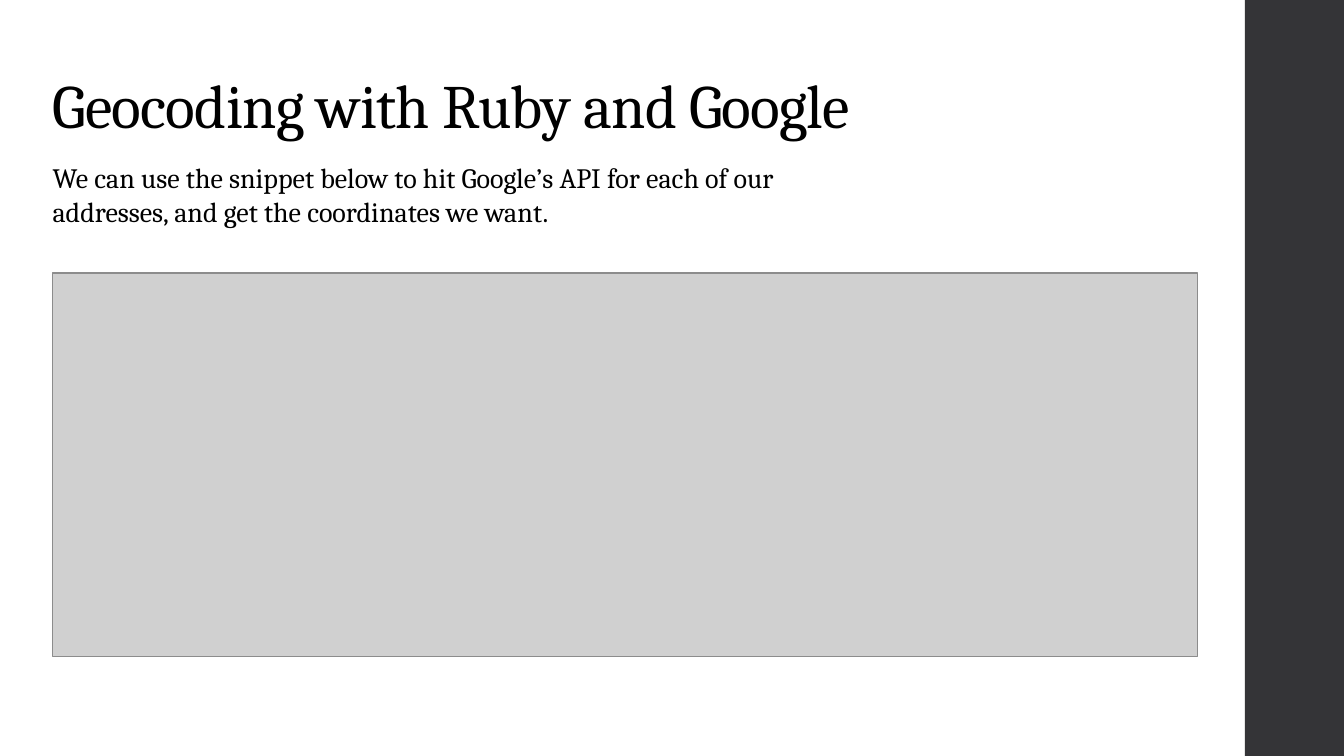
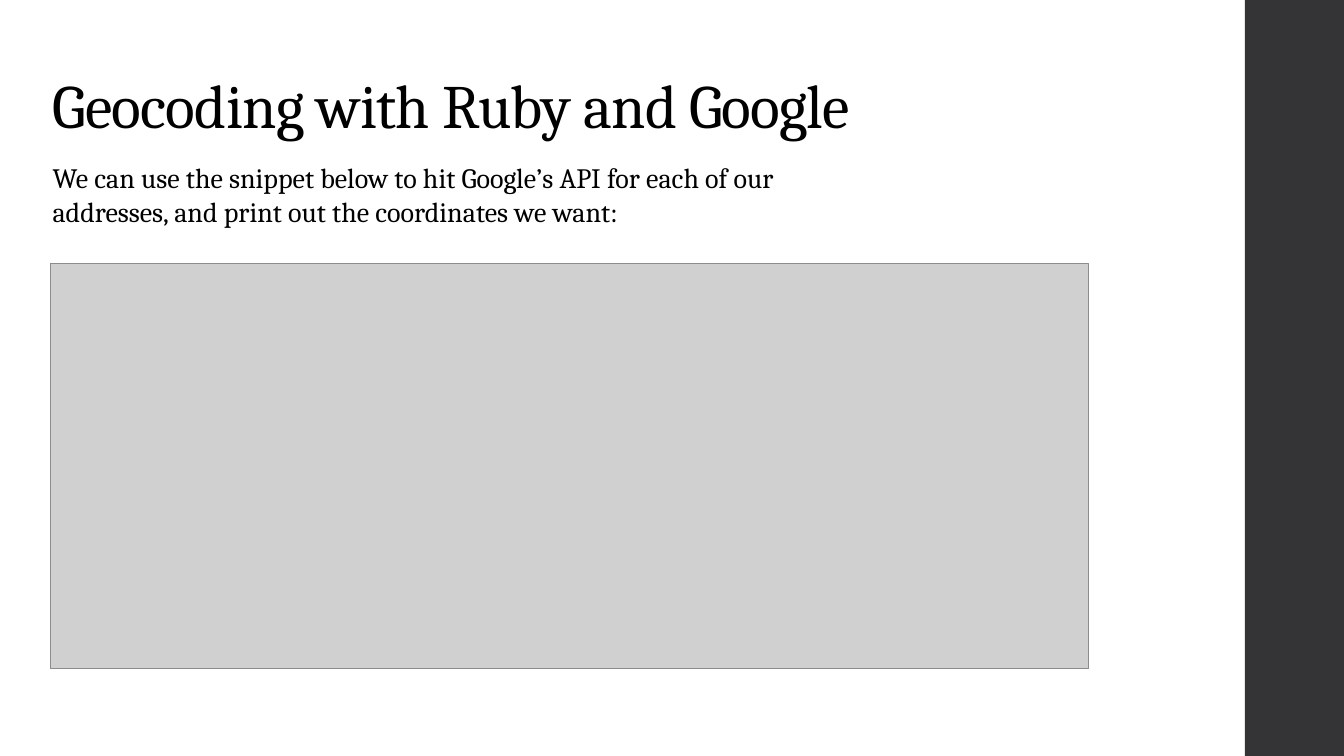
Before and after one commit to nbumbarger/everything_conf, a slide deck: slide 10 of spatial_data_production.pptx. Drawn at 1344x756 pixels with LibreOffice and Linux fonts; fonts in the diff are those of the drawing; grey boxes stand for pictures. Boxes give left, top, right and bottom in pixels: in the first picture for what was removed or moved away, otherwise in the second. Text is boxed around its words. In the diff, an @@ line names an element or a change of style, - is before the commit and + after.

Commit message:
Finished presentation, tested code snippets and fixed typos

```diff
--- a/spatial_data_production.pptx
+++ b/spatial_data_production.pptx
@@ text at [53,168,774,228]: text changed @@
-We can use the snippet below to hit Google’s API for each of our addresses, and get the coordinates we want.
+We can use the snippet below to hit Google’s API for each of our addresses, and print out the coordinates we want:
@@ picture: place and size @@
-picture at [52,273,1197,656]
+picture at [50,263,1089,668]
```
Also in this commit, not shown: 10 other slides changed, 4 other files.
